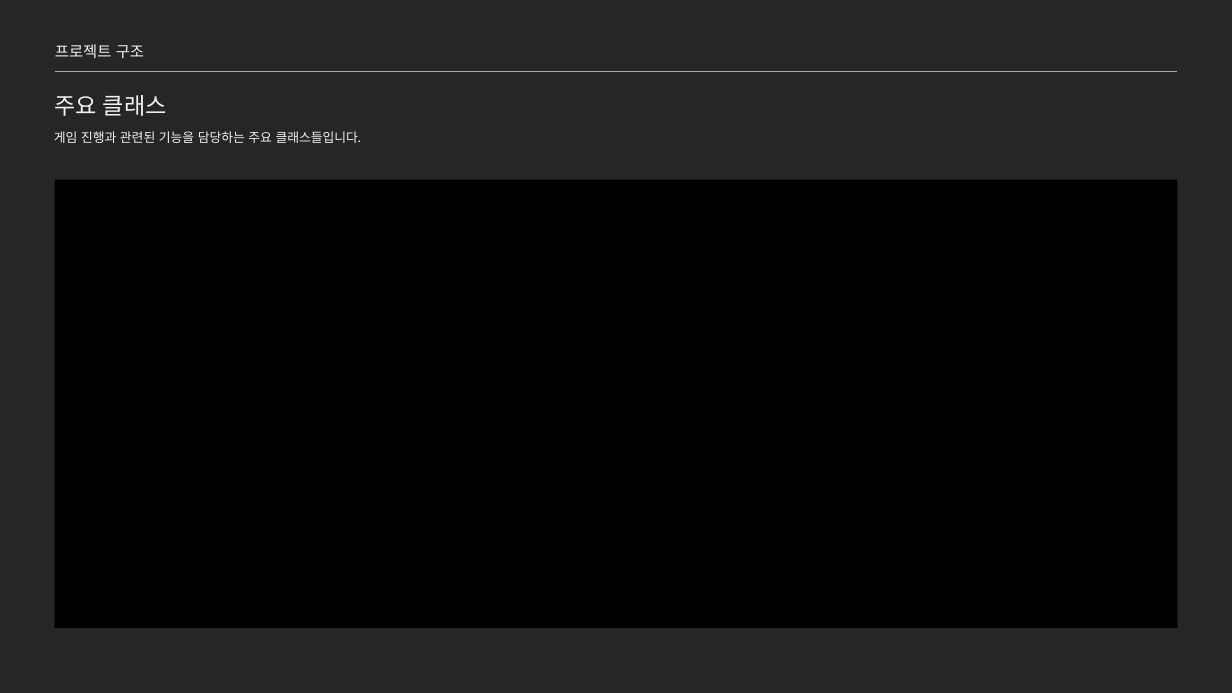
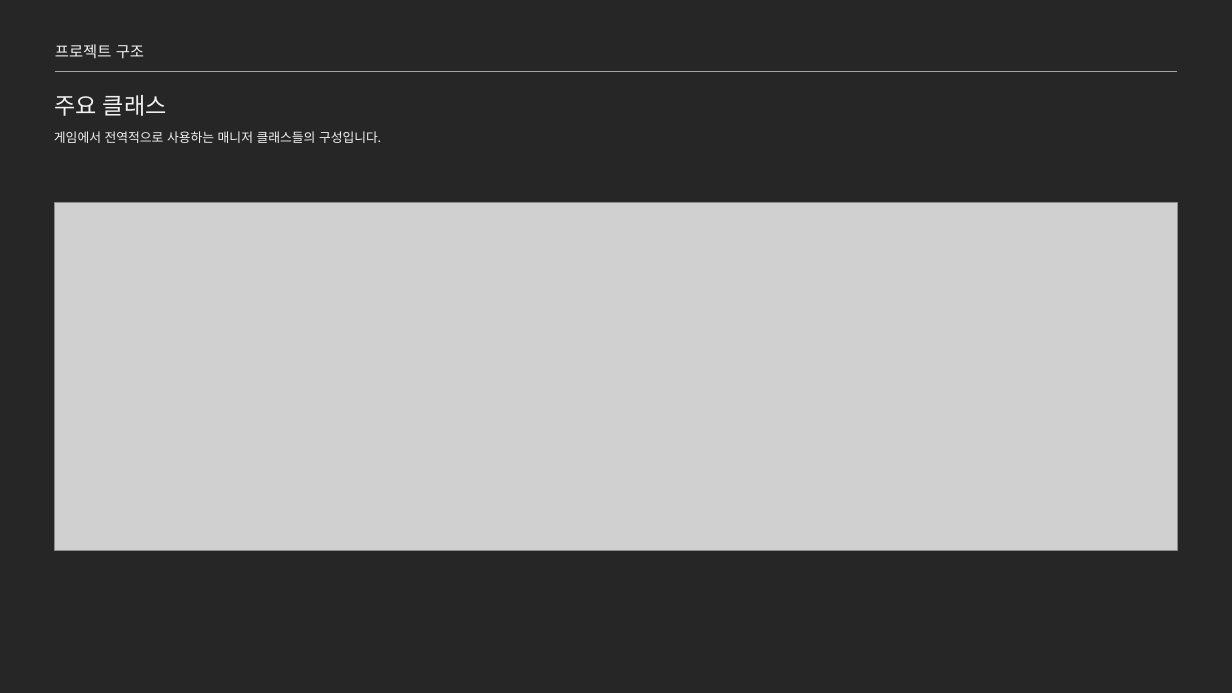
Before and after one commit to jhk0701/project-ARPGHunter, a slide deck: slide 4 of Docs/UnrealEngine_문서_김정환.pptx. Drawn at 1232x693 pixels with LibreOffice and Linux fonts; fonts in the diff are those of the drawing; grey boxes stand for pictures. Boxes give left, top, right and bottom in pixels: in the first picture for what was removed or moved away, otherwise in the second. Text is boxed around its words. In the diff, an @@ line names an element or a change of style, - is before the commit and + after.

```diff
--- a/Docs/UnrealEngine_문서_김정환.pptx
+++ b/Docs/UnrealEngine_문서_김정환.pptx
@@ text at <box>54,131,381,143</box>: text changed @@
-게임 진행과 관련된 기능을 담당하는 주요 클래스들입니다.
+게임에서 전역적으로 사용하는 매니저 클래스들의 구성입니다.
@@ rectangle removed at <box>55,179,1177,628</box> @@
@@ picture added at <box>55,202,1177,551</box> @@
```
Also in this commit, not shown: 4 other slides changed, 5 slides added, 1 other file.
